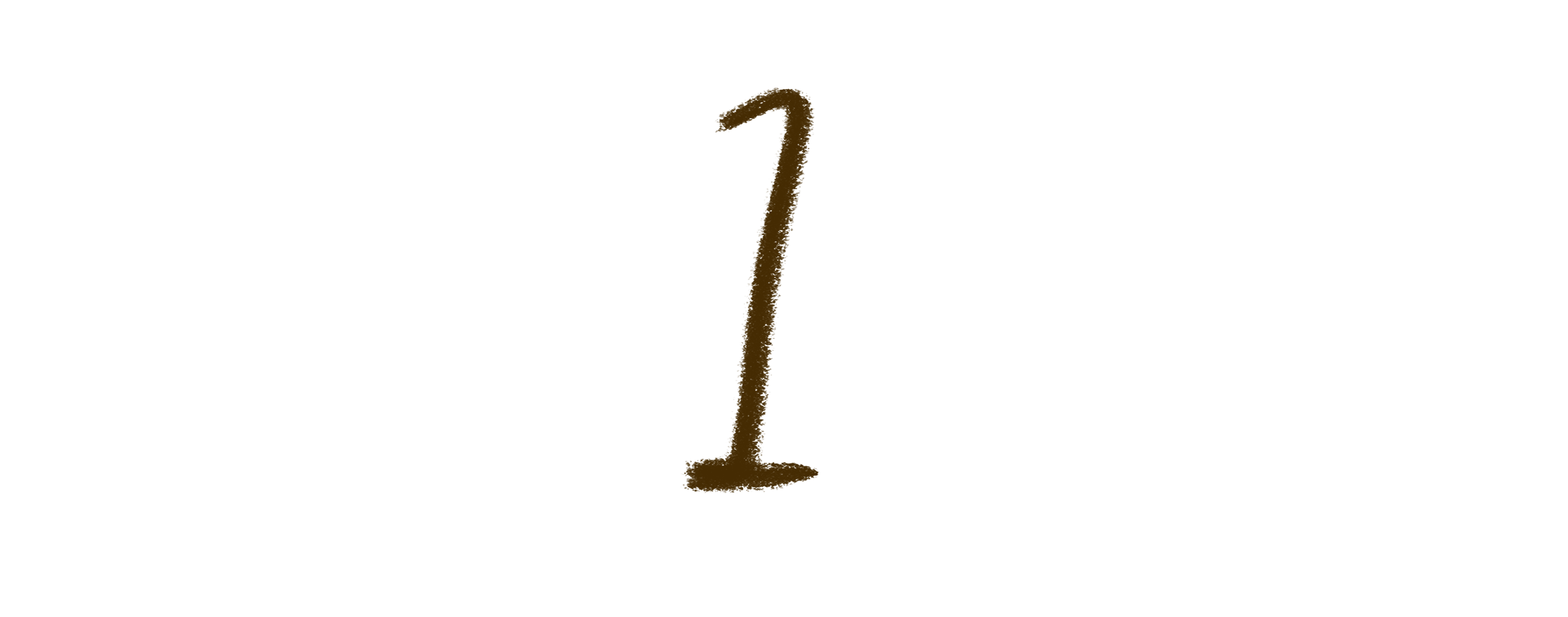
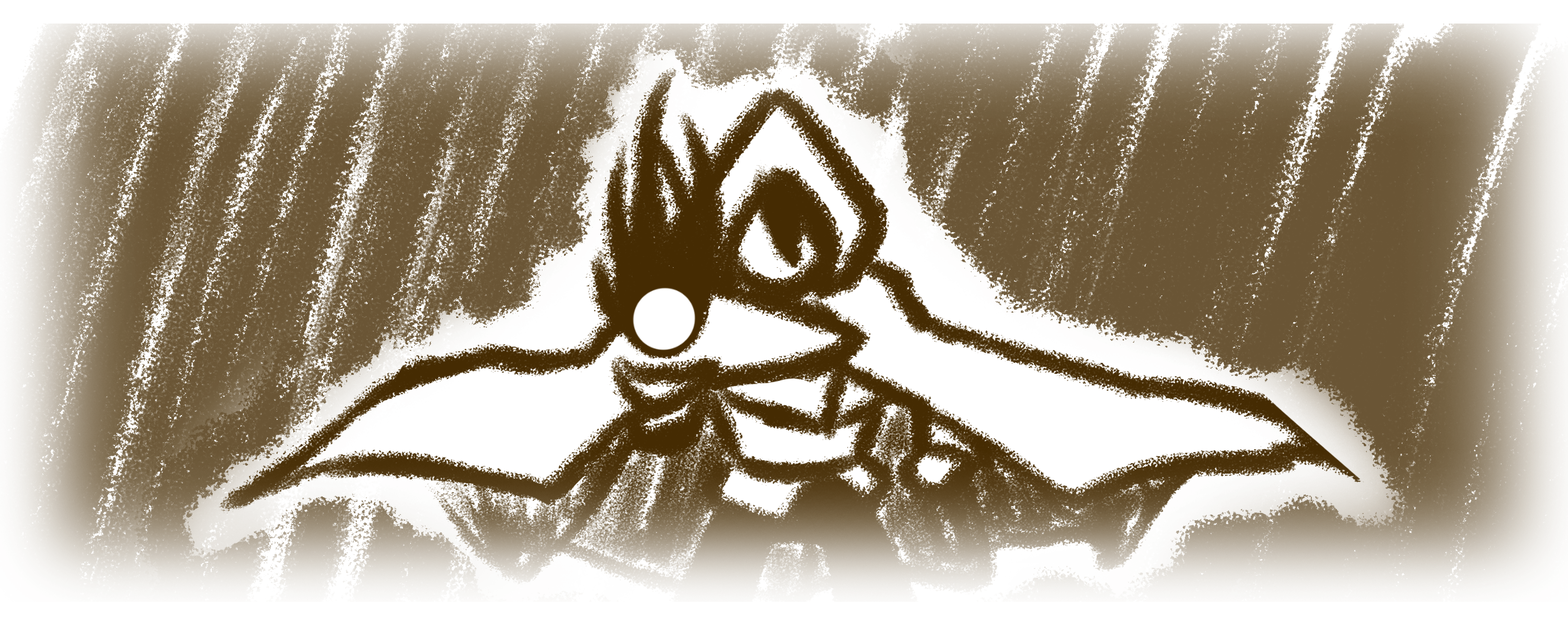
Layer changes from the first 1568×617 image to the second:
removed layer "Layer 2" over [679, 86, 821, 494]
added group "Group 1" with 2 layers over [0, 23, 1568, 602]
added layer "1" in group "Group 1" over [218, 66, 1365, 602]
added layer "Layer 8" (80%) in group "Group 1" over [0, 23, 1568, 602]
